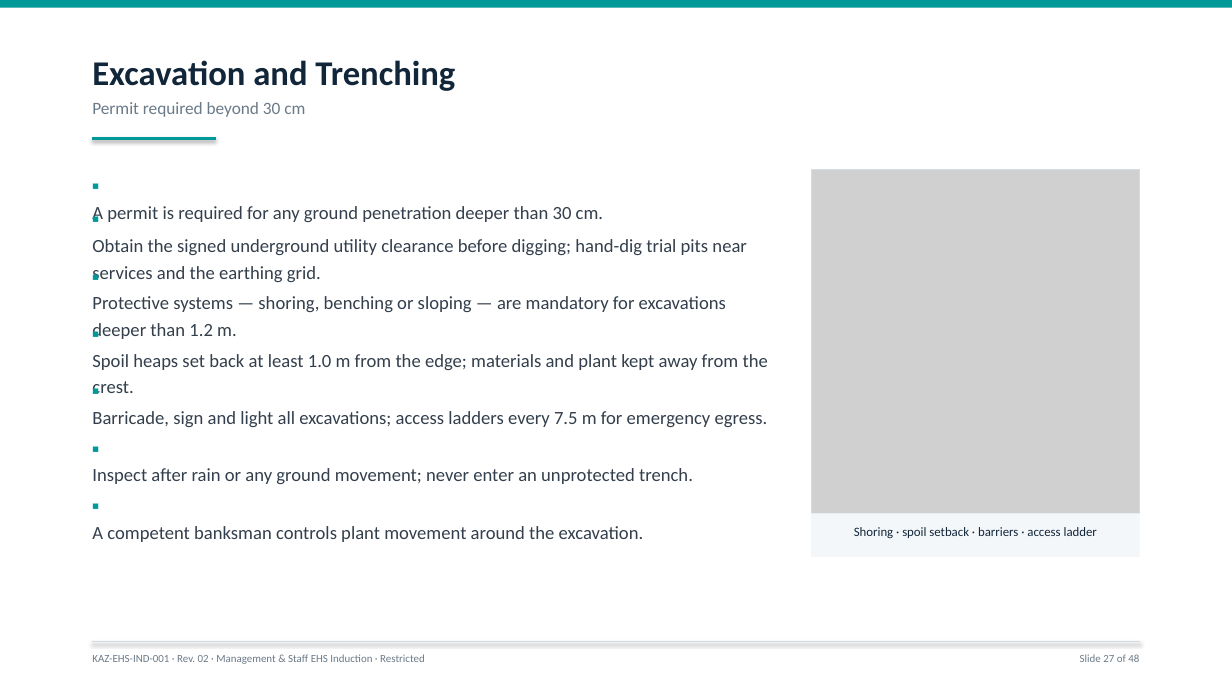
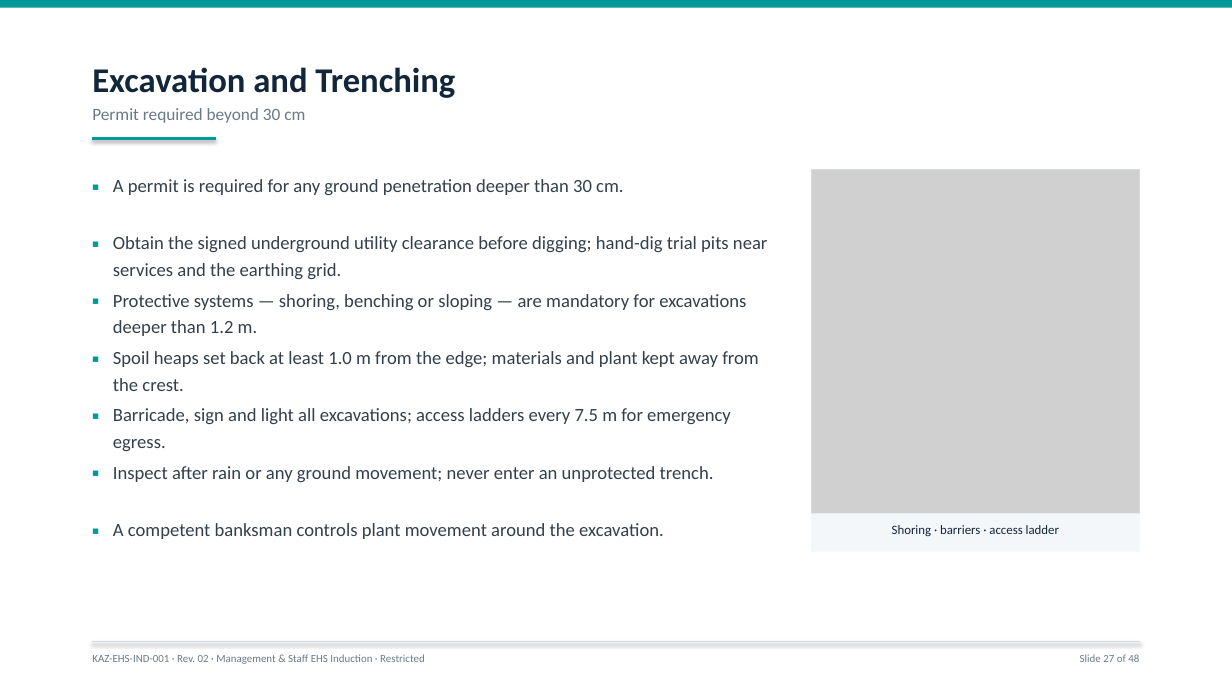
Before and after one commit to ahmuuytt09-dot/ahmed, a slide deck: slide 27 of EHS_Induction_Review/KAZ_Management_Staff_EHS_Induction_Rev02.pptx. Drawn at 1232x693 pixels with LibreOffice and Linux fonts; fonts in the diff are those of the drawing; grey boxes stand for pictures. Boxes give left, top, right and bottom in pixels: in the first picture for what was removed or moved away, otherwise in the second. Text is boxed around its words. In the diff, an @@ line names an element or a change of style, - is before the commit and + after.

```diff
--- a/EHS_Induction_Review/KAZ_Management_Staff_EHS_Induction_Rev02.pptx
+++ b/EHS_Induction_Review/KAZ_Management_Staff_EHS_Induction_Rev02.pptx
@@ text "Excavation and Trenching" at box(92, 67, 455, 98): line spacing 1 to 1.15 @@
@@ text "Permit required beyond 30 cm": place and size @@
-text "Permit required beyond 30 cm" at box(92, 102, 305, 117)
+text "Permit required beyond 30 cm" at box(92, 108, 305, 123)
@@ text added at box(92, 170, 113, 218), 14.5 pt, text #009999, bold @@
+▪
@@ text at box(113, 179, 623, 195): paragraph removed @@
-▪
@@ text "A permit is required for ...": place and size @@
-text "A permit is required for ..." at box(92, 206, 603, 222)
+text "A permit is required for ..." at box(113, 179, 623, 195)
@@ text added at box(92, 227, 113, 275), 14.5 pt, text #009999, bold @@
+▪
@@ text at box(113, 236, 767, 279): paragraph removed @@
-▪
@@ text "Obtain the signed underground utility ...": place and size @@
-text "Obtain the signed underground utility ..." at box(92, 239, 746, 282)
+text "Obtain the signed underground utility ..." at box(113, 236, 767, 279)
@@ text added at box(92, 285, 113, 333), 14.5 pt, text #009999, bold @@
+▪
@@ text at box(113, 294, 746, 336): paragraph removed @@
-▪
@@ text "Protective systems — shoring, benching ...": place and size @@
-text "Protective systems — shoring, benching ..." at box(92, 296, 726, 339)
+text "Protective systems — shoring, benching ..." at box(113, 294, 746, 336)
@@ text added at box(92, 342, 113, 390), 14.5 pt, text #009999, bold @@
+▪
@@ text at box(113, 351, 759, 391): paragraph removed @@
-▪
@@ text "Spoil heaps set back at ...": place and size @@
-text "Spoil heaps set back at ..." at box(92, 354, 768, 370)
+text "Spoil heaps set back at ..." at box(113, 351, 759, 391)
@@ text added at box(92, 399, 113, 447), 14.5 pt, text #009999, bold @@
+▪
@@ text at box(113, 408, 731, 451): paragraph removed @@
-▪
@@ text "Barricade, sign and light all ...": place and size @@
-text "Barricade, sign and light all ..." at box(92, 411, 768, 427)
+text "Barricade, sign and light all ..." at box(113, 408, 731, 451)
@@ text added at box(92, 457, 113, 505), 14.5 pt, text #009999, bold @@
+▪
@@ text at box(113, 466, 714, 482): paragraph removed @@
-▪
@@ text "Inspect after rain or any ...": place and size @@
-text "Inspect after rain or any ..." at box(92, 468, 693, 484)
+text "Inspect after rain or any ..." at box(113, 466, 714, 482)
@@ text added at box(92, 515, 113, 563), 14.5 pt, text #009999, bold @@
+▪
@@ text at box(113, 523, 664, 539): paragraph removed @@
-▪
@@ text "A competent banksman controls plant ...": place and size @@
-text "A competent banksman controls plant ..." at box(92, 526, 644, 542)
+text "A competent banksman controls plant ..." at box(113, 523, 664, 539)
@@ rectangle: place and size @@
-rectangle at box(811, 514, 1141, 557)
+rectangle at box(811, 514, 1141, 553)
@@ text at box(892, 525, 1059, 536): text changed @@
-Shoring · spoil setback · barriers · access ladder
+Shoring · barriers · access ladder
```
Also in this commit, not shown: 46 other slides changed, 9 other files.
